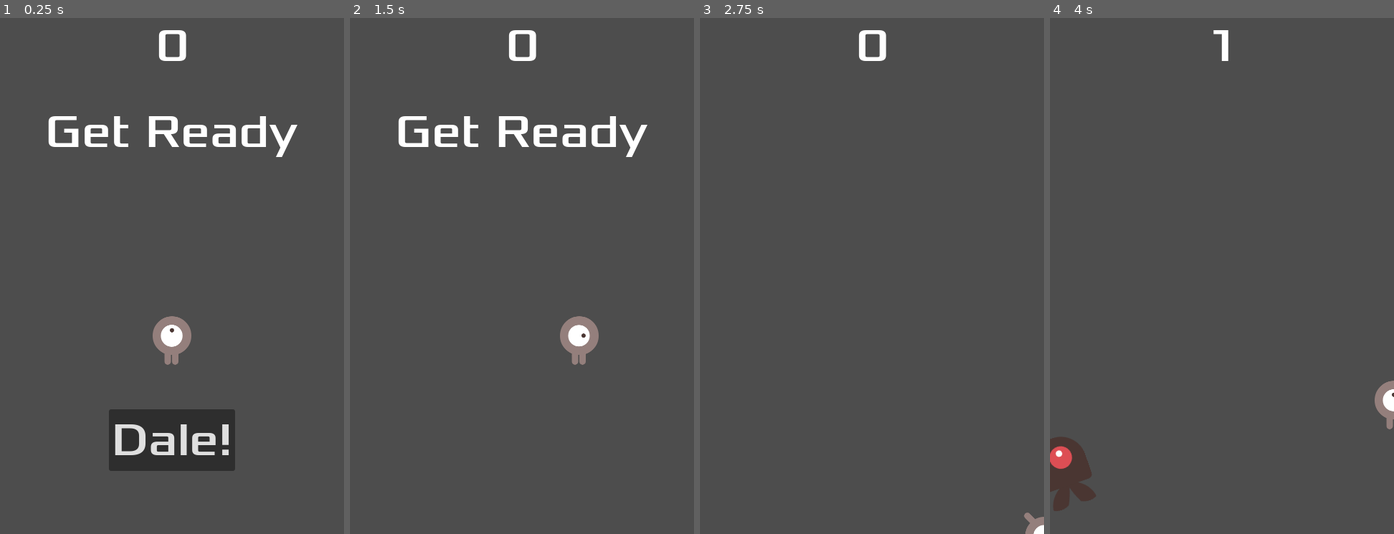
Above: before the commit, frames 1-4 (left to right).
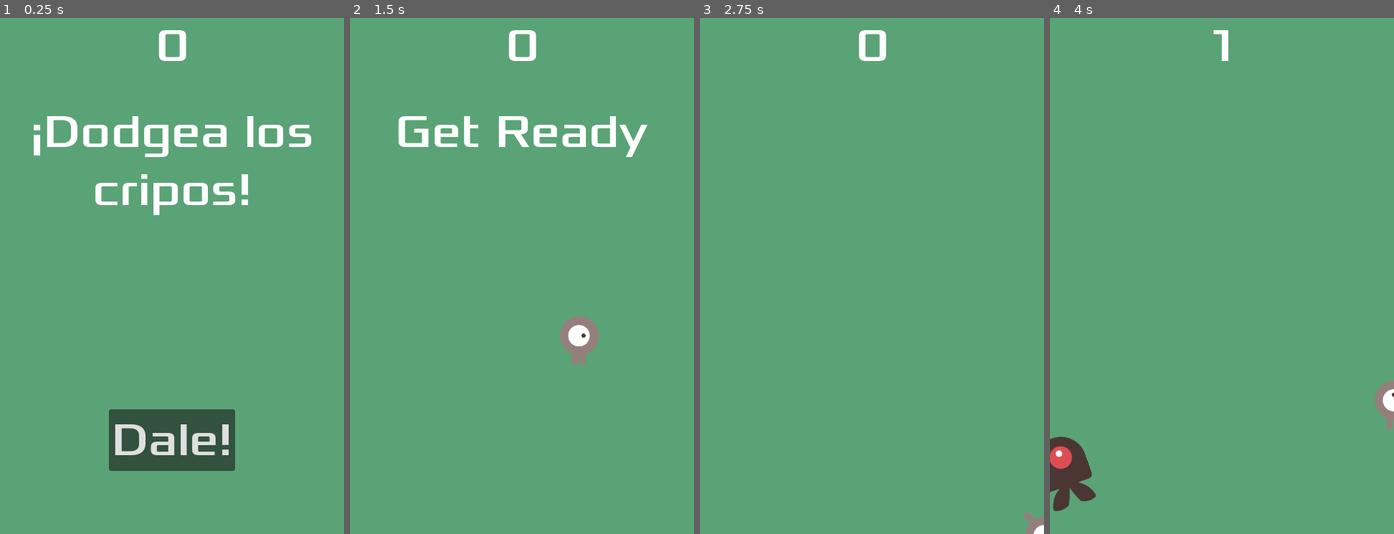
Above: after the commit, the same moments.

Repository: XabierMatute/GodotPlayground
Game: Godot game, scene res://main.tscn
Same seed, same stepped clock (60 frames per second), same inputs: the game is played once before the commit and once after it.
Inputs:
- Up to frame 1 (0.25 s): no input
- Up to frame 2 (1.5 s): click "Dale!" at 0.5 s; tap Enter at 1.25 s; hold Right (move_right) from 1.28 s (still down)
- Up to frame 3 (2.75 s): release Right (move_right) at 2.03 s; hold Down (move_down) from 2.03 s (still down)
- Up to frame 4 (4 s): release Down (move_down) at 2.78 s; hold Right (move_right) 2.78-3.53 s; hold Up (move_up) from 3.53 s (still down)

The runs differ from the first frame. In frame 1, 98% of the frame differs, in the area x 0-100%, y 0-100%; in frame 2, 97%; in frame 3, 100%; in frame 4, 98%.

Commit message:
tutorial terminado

Diff:
--- a/cripos/canvas_layer.tscn
+++ b/cripos/canvas_layer.tscn
@@ -1,7 +1,17 @@
-[gd_scene load_steps=3 format=3 uid="uid://djfjvb8k3d436"]
+[gd_scene load_steps=6 format=3 uid="uid://djfjvb8k3d436"]
 
 [ext_resource type="Script" path="res://canvas_layer.gd" id="1_ulx4k"]
 [ext_resource type="FontFile" uid="uid://d0mmvdmy5jnwr" path="res://fonts/Xolonium-Regular.ttf" id="2_4g83u"]
+
+[sub_resource type="InputEventAction" id="InputEventAction_48alm"]
+action = &"start_game"
+
+[sub_resource type="InputEventKey" id="InputEventKey_f7nk2"]
+device = -1
+keycode = 4194309
+
+[sub_resource type="Shortcut" id="Shortcut_3ba04"]
+events = [SubResource("InputEventAction_48alm"), SubResource("InputEventKey_f7nk2")]
 
 [node name="CanvasLayer" type="CanvasLayer"]
 script = ExtResource("1_ulx4k")
@@ -50,6 +60,7 @@
 grow_vertical = 0
 theme_override_fonts/font = ExtResource("2_4g83u")
 theme_override_font_sizes/font_size = 64
+shortcut = SubResource("Shortcut_3ba04")
 text = "Dale!"
 
 [node name="MessageTimer" type="Timer" parent="."]
--- a/cripos/main.gd
+++ b/cripos/main.gd
@@ -6,7 +6,7 @@
 # Called when the node enters the scene tree for the first time.
 func _ready() -> void:
 	print("ready")
-	new_game()
+	#new_game()
 
 # Called every frame. 'delta' is the elapsed time since the previous frame.
 func _process(delta: float) -> void:
@@ -16,6 +16,8 @@
 	$ScoreTimer.stop()
 	$MobTimer.stop()
 	$HUD.show_game_over()
+	$Music.stop()
+	$DeathSound.play()
 
 func new_game():
 	score = 0
@@ -24,6 +26,8 @@
 	$HUD.update_score(score)
 	$HUD.show_message("Get Ready")
 	get_tree().call_group("mobs", "queue_free")
+	$Music.play()
+
 
 func _on_score_timer_timeout():
 	score += 1
--- a/cripos/main.tscn
+++ b/cripos/main.tscn
@@ -1,9 +1,11 @@
-[gd_scene load_steps=6 format=3 uid="uid://c3sowjl5xcdsj"]
+[gd_scene load_steps=8 format=3 uid="uid://c3sowjl5xcdsj"]
 
 [ext_resource type="PackedScene" uid="uid://cvp1438ix33kc" path="res://player.tscn" id="1_gkekr"]
 [ext_resource type="Script" path="res://main.gd" id="1_syi21"]
 [ext_resource type="PackedScene" uid="uid://ck3ei7ikpxre6" path="res://mob.tscn" id="2_dkrku"]
 [ext_resource type="PackedScene" uid="uid://djfjvb8k3d436" path="res://canvas_layer.tscn" id="4_sl73u"]
+[ext_resource type="AudioStream" uid="uid://bl1yxl3iokxbl" path="res://art/House In a Forest Loop.ogg" id="5_eb1kv"]
+[ext_resource type="AudioStream" uid="uid://cp746dn7jdxdd" path="res://art/gameover.wav" id="6_mj1l4"]
 
 [sub_resource type="Curve2D" id="Curve2D_j7ai4"]
 _data = {
@@ -14,6 +16,14 @@
 [node name="Main" type="Node"]
 script = ExtResource("1_syi21")
 mob_scene = ExtResource("2_dkrku")
+
+[node name="ColorRect" type="ColorRect" parent="."]
+anchors_preset = 15
+anchor_right = 1.0
+anchor_bottom = 1.0
+grow_horizontal = 2
+grow_vertical = 2
+color = Color(0.355394, 0.638808, 0.464355, 1)
 
 [node name="Player" parent="." instance=ExtResource("1_gkekr")]
 position = Vector2(104, 104)
@@ -39,6 +49,12 @@
 
 [node name="HUD" parent="." instance=ExtResource("4_sl73u")]
 
+[node name="Music" type="AudioStreamPlayer2D" parent="."]
+stream = ExtResource("5_eb1kv")
+
+[node name="DeathSound" type="AudioStreamPlayer2D" parent="."]
+stream = ExtResource("6_mj1l4")
+
 [connection signal="hit" from="Player" to="." method="game_over"]
 [connection signal="timeout" from="MobTimer" to="." method="_on_mob_timer_timeout"]
 [connection signal="timeout" from="ScoreTimer" to="." method="_on_score_timer_timeout"]
--- a/cripos/player.gd
+++ b/cripos/player.gd
@@ -9,7 +9,6 @@
 func _ready():
 	screen_size = get_viewport_rect().size
 	hide()
-
 
 # Called every frame. 'delta' is the elapsed time since the previous frame.
 func _process(delta):
--- a/cripos/project.godot
+++ b/cripos/project.godot
@@ -27,23 +27,41 @@
 "deadzone": 0.5,
 "events": [Object(InputEventKey,"resource_local_to_scene":false,"resource_name":"","device":-1,"window_id":0,"alt_press …(195 unchanged characters)…
 , Object(InputEventKey,"resource_local_to_scene":false,"resource_name":"","device":-1,"window_id":0,"alt_pressed":false …(183 unchanged characters)…
+, Object(InputEventJoypadButton,"resource_local_to_scene":false,"resource_name":"","device":-1,"button_index":14,"pressure":0.0,"pressed":true,"script":null)
+, Object(InputEventJoypadMotion,"resource_local_to_scene":false,"resource_name":"","device":-1,"axis":0,"axis_value":1.0,"script":null)
+, Object(InputEventJoypadMotion,"resource_local_to_scene":false,"resource_name":"","device":-1,"axis":2,"axis_value":1.0,"script":null)
 ]
 }
 move_left={
 "deadzone": 0.5,
 "events": [Object(InputEventKey,"resource_local_to_scene":false,"resource_name":"","device":-1,"window_id":0,"alt_press …(195 unchanged characters)…
 , Object(InputEventKey,"resource_local_to_scene":false,"resource_name":"","device":-1,"window_id":0,"alt_pressed":false …(182 unchanged characters)…
+, Object(InputEventJoypadButton,"resource_local_to_scene":false,"resource_name":"","device":-1,"button_index":13,"pressure":0.0,"pressed":true,"script":null)
+, Object(InputEventJoypadMotion,"resource_local_to_scene":false,"resource_name":"","device":-1,"axis":0,"axis_value":-1.0,"script":null)
+, Object(InputEventJoypadMotion,"resource_local_to_scene":false,"resource_name":"","device":-1,"axis":2,"axis_value":-1.0,"script":null)
 ]
 }
 move_up={
 "deadzone": 0.5,
 "events": [Object(InputEventKey,"resource_local_to_scene":false,"resource_name":"","device":-1,"window_id":0,"alt_press …(195 unchanged characters)…
 , Object(InputEventKey,"resource_local_to_scene":false,"resource_name":"","device":-1,"window_id":0,"alt_pressed":false …(183 unchanged characters)…
+, Object(InputEventJoypadButton,"resource_local_to_scene":false,"resource_name":"","device":-1,"button_index":11,"pressure":0.0,"pressed":true,"script":null)
+, Object(InputEventJoypadMotion,"resource_local_to_scene":false,"resource_name":"","device":-1,"axis":1,"axis_value":-1.0,"script":null)
+, Object(InputEventJoypadMotion,"resource_local_to_scene":false,"resource_name":"","device":-1,"axis":3,"axis_value":-1.0,"script":null)
 ]
 }
 move_down={
 "deadzone": 0.5,
 "events": [Object(InputEventKey,"resource_local_to_scene":false,"resource_name":"","device":-1,"window_id":0,"alt_press …(195 unchanged characters)…
 , Object(InputEventKey,"resource_local_to_scene":false,"resource_name":"","device":-1,"window_id":0,"alt_pressed":false …(183 unchanged characters)…
+, Object(InputEventJoypadButton,"resource_local_to_scene":false,"resource_name":"","device":-1,"button_index":12,"pressure":0.0,"pressed":true,"script":null)
+, Object(InputEventJoypadMotion,"resource_local_to_scene":false,"resource_name":"","device":-1,"axis":1,"axis_value":1.0,"script":null)
+, Object(InputEventJoypadMotion,"resource_local_to_scene":false,"resource_name":"","device":-1,"axis":3,"axis_value":1.0,"script":null)
 ]
 }
+"start_game "={
+"deadzone": 0.5,
+"events": [Object(InputEventKey,"resource_local_to_scene":false,"resource_name":"","device":-1,"window_id":0,"alt_pressed":false,"shift_pressed":false,"ctrl_pressed":false,"meta_pressed":false,"pressed":false,"keycode":0,"physical_keycode":4194309,"key_label":0,"unicode":0,"location":0,"echo":false,"script":null)
+, Object(InputEventJoypadButton,"resource_local_to_scene":false,"resource_name":"","device":-1,"button_index":0,"pressure":0.0,"pressed":true,"script":null)
+]
+}
